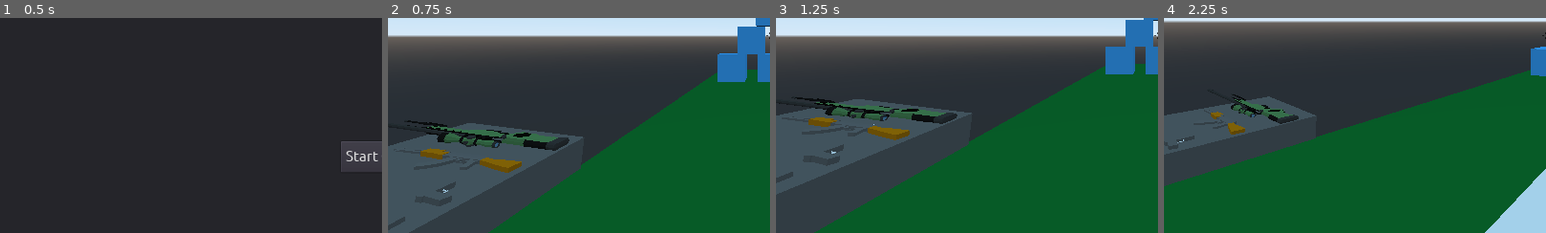
Above: before the commit, frames 1-4 (left to right).
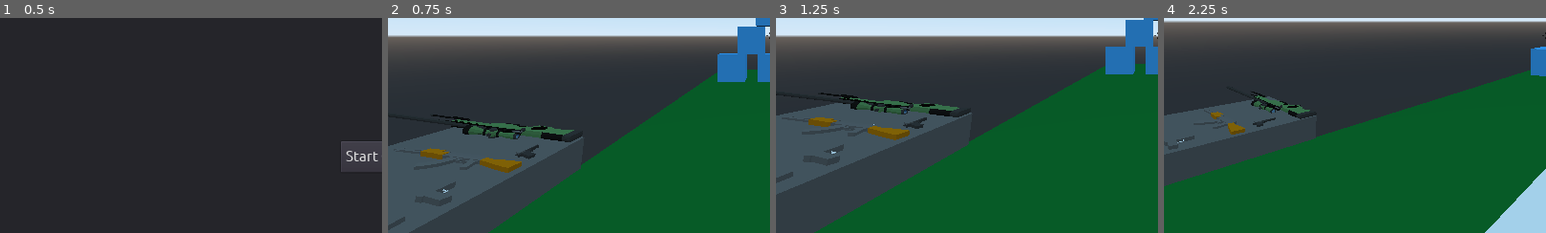
Above: after the commit, the same moments.

Repository: ssebs/firingrange
Game: Godot game, scene res://Scenes/Main.tscn
Two runs of this game, one before a commit and one after it. Both use one fixed random seed, a clock stepped at 60 frames per second and the inputs below. Sound files missing from this copy of the repository are replaced by a short silence.
Inputs (mouse positions are % of the whole screen's width and height, from its top left):
- Up to frame 1 (0.5 s): no input
- Up to frame 2 (0.75 s): click "Start Game" at 0.5 s
- Up to frame 3 (1.25 s): no input
- Up to frame 4 (2.25 s): tap Enter at 1.25 s; move the mouse to (72, 45) at 1.27 s; hold D (move_right) 1.28-2.03 s; hold Right mouse button (aim) 1.28-2.03 s; click (72, 45) at 1.42 s; tap Space (jump) at 1.52 s; move the mouse to (45, 50) at 2.02 s; hold W (move_forward) from 2.03 s (still down); click (45, 50) at 2.1 s
The pictures show only the part of the screen within x 0-50%, y 46-96%; the shares and areas given below are measured in that part.

Frame 1 is identical in both runs. In frame 2, 3.5% of the frame differs, in the area x 5-51%, y 44-66%; in frame 3, 2.8%; in frame 4, 1.5%.

Commit message:
1911

Diff:
--- a/Map.tscn
+++ b/Map.tscn
@@ -7,6 +7,7 @@
 [ext_resource path="res://Scenes/Guns/AK.tscn" type="PackedScene" id=5]
 [ext_resource path="res://Scenes/Guns/M16.tscn" type="PackedScene" id=6]
 [ext_resource path="res://Scenes/Guns/AUG.tscn" type="PackedScene" id=7]
+[ext_resource path="res://Scenes/Guns/1911.tscn" type="PackedScene" id=8]
 
 [sub_resource type="BoxShape" id=1]
 extents = Vector3( 5, 1, 20 )
@@ -114,7 +115,10 @@
 transform = Transform( -4.47035e-08, 4.44089e-16, 1, 1, -4.37114e-08, 4.47035e-08, 4.37114e-08, 1, 1.91069e-15, 0.298241, 5.96046e-08, 0.916974 )
 
 [node name="AWP" parent="GunsGroup" instance=ExtResource( 3 )]
-transform = Transform( -0.0152363, 4.43874e-08, 0.999884, 0.999884, -4.40323e-08, 0.0152363, 4.47035e-08, 1, -4.37114e-08, 0.289263, 0.113565, -2.10601 )
+transform = Transform( -0.0152363, 4.43874e-08, 0.999884, 0.999884, -4.40323e-08, 0.0152363, 4.47035e-08, 1, -4.37114e-08, 0.289263, 0.113565, -2.64426 )
+
+[node name="1911" parent="GunsGroup" instance=ExtResource( 8 )]
+transform = Transform( -4.47035e-08, -1, 0, 1, -4.47035e-08, 0, 0, 0, 1, 1.00795, 0.00142169, -1.80339 )
 
 [node name="Area" type="Area" parent="."]
 transform = Transform( 1, 0, 0, 0, 1, 0, 0, 0, 1, 6, 1, 0 )
--- /dev/null
+++ b/Scenes/Guns/1911.tscn
@@ -0,0 +1,251 @@
+[gd_scene load_steps=18 format=2]
+
+[ext_resource path="res://Scenes/Guns/PistolGeneric.gd" type="Script" id=1]
+[ext_resource path="res://Scenes/Guns/Anims/ARInspect.tres" type="Animation" id=2]
+[ext_resource path="res://Assets/Models/Pistol.obj" type="ArrayMesh" id=3]
+
+[sub_resource type="Animation" id=1]
+resource_name = "Fire"
+length = 0.25
+tracks/0/type = "transform"
+tracks/0/path = NodePath(".")
+tracks/0/interp = 2
+tracks/0/loop_wrap = true
+tracks/0/imported = false
+tracks/0/enabled = true
+tracks/0/keys = PoolRealArray(  )
+tracks/1/type = "value"
+tracks/1/path = NodePath(".:translation")
+tracks/1/interp = 1
+tracks/1/loop_wrap = true
+tracks/1/imported = false
+tracks/1/enabled = true
+tracks/1/keys = {
+"times": PoolRealArray( 0, 0.1, 0.25 ),
+"transitions": PoolRealArray( 1, 0.378929, 0.329877 ),
+"update": 0,
+"values": [ Vector3( 0, 0, 0 ), Vector3( 0, 0.0620615, 0.0695373 ), Vector3( 0, 0, 0 ) ]
+}
+tracks/2/type = "value"
+tracks/2/path = NodePath(".:rotation_degrees")
+tracks/2/interp = 1
+tracks/2/loop_wrap = true
+tracks/2/imported = false
+tracks/2/enabled = true
+tracks/2/keys = {
+"times": PoolRealArray( 0, 0.1, 0.25 ),
+"transitions": PoolRealArray( 1, 0.378929, 0.329877 ),
+"update": 0,
+"values": [ Vector3( 0, 0, 0 ), Vector3( 15, 0, 0 ), Vector3( 0, 0, 0 ) ]
+}
+tracks/3/type = "value"
+tracks/3/path = NodePath("MuzzleFlash:visible")
+tracks/3/interp = 1
+tracks/3/loop_wrap = true
+tracks/3/imported = false
+tracks/3/enabled = true
+tracks/3/keys = {
+"times": PoolRealArray( 0, 0.00598838, 0.1 ),
+"transitions": PoolRealArray( 1, 1, 1 ),
+"update": 1,
+"values": [ false, true, false ]
+}
+
+[sub_resource type="Animation" id=2]
+resource_name = "Reload"
+length = 0.75
+tracks/0/type = "transform"
+tracks/0/path = NodePath("Mag")
+tracks/0/interp = 1
+tracks/0/loop_wrap = true
+tracks/0/imported = false
+tracks/0/enabled = true
+tracks/0/keys = PoolRealArray(  )
+tracks/1/type = "value"
+tracks/1/path = NodePath("Mag:rotation_degrees")
+tracks/1/interp = 2
+tracks/1/loop_wrap = true
+tracks/1/imported = false
+tracks/1/enabled = true
+tracks/1/keys = {
+"times": PoolRealArray( 0, 0.2, 0.318438, 0.5, 0.74704 ),
+"transitions": PoolRealArray( 1, 1, 1, 1, 1 ),
+"update": 0,
+"values": [ Vector3( -15, 0, 0 ), Vector3( -15, 0, 0 ), Vector3( -45.4802, 5.52707, -18.579 ), Vector3( -15, 0, 0 ), Vector3( -15, 0, 0 ) ]
+}
+tracks/2/type = "value"
+tracks/2/path = NodePath("Mag:translation")
+tracks/2/interp = 2
+tracks/2/loop_wrap = true
+tracks/2/imported = false
+tracks/2/enabled = true
+tracks/2/keys = {
+"times": PoolRealArray( 0, 0.2, 0.318438, 0.5, 0.74704 ),
+"transitions": PoolRealArray( 1, 1, 1, 1, 1 ),
+"update": 0,
+"values": [ Vector3( 0, -0.15224, 0.160445 ), Vector3( 0, -0.550034, 0.267676 ), Vector3( -0.151184, -1.12445, 1.08904 ), Vector3( 0, -0.550034, 0.267676 ), Vector3( 0, -0.15224, 0.160445 ) ]
+}
+tracks/3/type = "transform"
+tracks/3/path = NodePath(".")
+tracks/3/interp = 1
+tracks/3/loop_wrap = true
+tracks/3/imported = false
+tracks/3/enabled = true
+tracks/3/keys = PoolRealArray(  )
+tracks/4/type = "value"
+tracks/4/path = NodePath(".:translation")
+tracks/4/interp = 1
+tracks/4/loop_wrap = true
+tracks/4/imported = false
+tracks/4/enabled = true
+tracks/4/keys = {
+"times": PoolRealArray( 0, 0.2, 0.318438, 0.5, 0.74704 ),
+"transitions": PoolRealArray( 1, 1, 1, 1, 1 ),
+"update": 0,
+"values": [ Vector3( 0, 0, 0 ), Vector3( 0.255574, 0.300009, -0.158979 ), Vector3( 0.595432, 0.189438, -0.248618 ), Vector3( 0.255574, 0.300009, -0.158979 ), Vector3( 0, 0, 0 ) ]
+}
+tracks/5/type = "value"
+tracks/5/path = NodePath(".:rotation_degrees")
+tracks/5/interp = 1
+tracks/5/loop_wrap = true
+tracks/5/imported = false
+tracks/5/enabled = true
+tracks/5/keys = {
+"times": PoolRealArray( 0, 0.2, 0.318438, 0.5, 0.74704 ),
+"transitions": PoolRealArray( 1, 1, 1, 1, 1 ),
+"update": 0,
+"values": [ Vector3( 0, 0, 0 ), Vector3( 12.2052, -8.17933e-07, -16.8573 ), Vector3( 19.433, -1.63507e-06, -26.84 ), Vector3( 12.2052, -8.17933e-07, -16.8573 ), Vector3( 0, 0, 0 ) ]
+}
+
+[sub_resource type="SpatialMaterial" id=13]
+albedo_color = Color( 0.215686, 0.215686, 0.215686, 1 )
+
+[sub_resource type="SpatialMaterial" id=14]
+albedo_color = Color( 0.396078, 0.396078, 0.396078, 1 )
+
+[sub_resource type="CubeMesh" id=3]
+size = Vector3( 0.1, 0.1, 0.5 )
+
+[sub_resource type="SpatialMaterial" id=4]
+albedo_color = Color( 0.396078, 0.396078, 0.396078, 1 )
+
+[sub_resource type="CubeMesh" id=5]
+size = Vector3( 0.1, 0.3, 0.15 )
+
+[sub_resource type="SpatialMaterial" id=6]
+albedo_color = Color( 0.396078, 0.396078, 0.396078, 1 )
+
+[sub_resource type="CubeMesh" id=7]
+size = Vector3( 0.01, 0.02, 0.01 )
+
+[sub_resource type="CylinderMesh" id=8]
+top_radius = 0.005
+bottom_radius = 0.005
+height = 0.15
+
+[sub_resource type="CylinderMesh" id=9]
+top_radius = 0.045
+bottom_radius = 0.045
+height = 0.35
+radial_segments = 6
+rings = 1
+
+[sub_resource type="SpatialMaterial" id=10]
+albedo_color = Color( 0.788235, 0.466667, 0.0117647, 1 )
+emission_enabled = true
+emission = Color( 0.964706, 0.721569, 0.258824, 1 )
+emission_energy = 1.0
+emission_operator = 0
+emission_on_uv2 = false
+
+[sub_resource type="SphereMesh" id=11]
+material = SubResource( 10 )
+radius = 0.05
+height = 0.1
+
+[sub_resource type="BoxShape" id=12]
+extents = Vector3( 0.05, 0.2, 0.266774 )
+
+[node name="1911" type="RigidBody"]
+collision_layer = 2147483649
+collision_mask = 2147483649
+script = ExtResource( 1 )
+
+[node name="FirePoint" type="Spatial" parent="."]
+transform = Transform( 1, 0, 0, 0, 1, 0, 0, 0, 1, 0, 0, -0.381695 )
+
+[node name="AnimationPlayer" type="AnimationPlayer" parent="."]
+root_node = NodePath("../GunBody")
+anims/ARInspect = ExtResource( 2 )
+anims/Fire = SubResource( 1 )
+anims/GunsARInspect = ExtResource( 2 )
+anims/Reload = SubResource( 2 )
+blend_times = [ "Fire", "Fire", 0.005 ]
+
+[node name="GunBody" type="Spatial" parent="."]
+transform = Transform( 1, 0, 0, 0, 0.999999, 0, 0, 0, 0.999999, 0, 0, 0 )
+
+[node name="1911" type="MeshInstance" parent="GunBody"]
+transform = Transform( -0.12, 0, -3.9101e-08, 0, 0.12, 0, 3.9101e-08, 0, -0.12, 0, -0.157159, 0.233221 )
+mesh = ExtResource( 3 )
+material/0 = SubResource( 13 )
+material/1 = SubResource( 14 )
+
+[node name="Barrel" type="MeshInstance" parent="GunBody"]
+visible = false
+mesh = SubResource( 3 )
+material/0 = SubResource( 4 )
+
+[node name="Handle" type="MeshInstance" parent="GunBody"]
+transform = Transform( 1, 0, 0, 0, 1.13351, 0.248907, 0, -0.21448, 0.976728, 0, -0.2, 0.176434 )
+visible = false
+mesh = SubResource( 5 )
+material/0 = SubResource( 6 )
+
+[node name="FrontSight" type="MeshInstance" parent="GunBody"]
+transform = Transform( 1, 0, 0, 0, 1, 0, 0, 0, 1, 0, 0.06, -0.24 )
+visible = false
+mesh = SubResource( 7 )
+material/0 = null
+
+[node name="RearSightL" type="MeshInstance" parent="GunBody"]
+transform = Transform( 2, 0, 0, 0, 0.75, 0, 0, 0, 1.5, -0.03, 0.055, 0.235 )
+visible = false
+mesh = SubResource( 7 )
+material/0 = null
+
+[node name="RearSightR" type="MeshInstance" parent="GunBody"]
+transform = Transform( 2, 0, 0, 0, 0.75, 0, 0, 0, 1.5, 0.03, 0.055, 0.235 )
+visible = false
+mesh = SubResource( 7 )
+material/0 = null
+
+[node name="TriggerGuardF" type="MeshInstance" parent="GunBody"]
+transform = Transform( 3, 0, 0, 0, 0.965926, 0.258819, 0, -0.258819, 0.965926, -0.00415909, -0.0628758, -0.0540497 )
+visible = false
+mesh = SubResource( 8 )
+material/0 = null
+
+[node name="TriggerGuardB" type="MeshInstance" parent="GunBody"]
+transform = Transform( 3, 0, 0, 0, -6.5567e-08, -1, 0, 1.5, -4.37114e-08, 0, -0.13976, 0.0731123 )
+visible = false
+mesh = SubResource( 8 )
+material/0 = null
+
+[node name="Mag" type="MeshInstance" parent="GunBody"]
+transform = Transform( 1, 0, 0, 0, 0.965927, 0.258819, 0, -0.258819, 0.965927, 0, -0.15224, 0.160445 )
+visible = false
+mesh = SubResource( 9 )
+material/0 = null
+
+[node name="MuzzleFlash" type="MeshInstance" parent="GunBody"]
+transform = Transform( 1, 0, 0, 0, 1, 0, 0, 0, 1, 0, 0, -0.304391 )
+visible = false
+mesh = SubResource( 11 )
+material/0 = null
+
+[node name="CollisionShape" type="CollisionShape" parent="."]
+transform = Transform( 1, 0, 0, 0, 1, 0, 0, 0, 1, 0, -0.15, 0.0178303 )
+shape = SubResource( 12 )
+
+[node name="AudioPlayer" type="AudioStreamPlayer" parent="."]
Not shown, added: Assets/Models/Pistol.obj
Not shown, added: Assets/Models/Pistol.obj.import
Not shown: 1 places in Map.tscn that only renumber resources
Not shown: 1 places in Scenes/Main.tscn that only renumber resources
